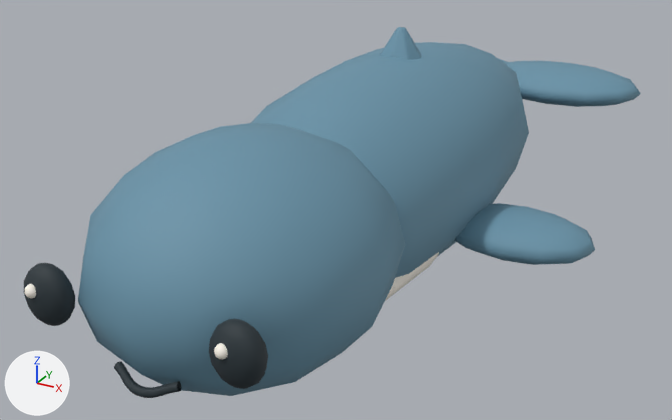
What one commit did to the glTF model public/models/org_bluewhale.glb.
Before and after are seen from a 50 mm camera at (2.13, -4.44, 2.41) aimed at (-0.18, -0.24, 0.31). Arrows for +X, +Y and +Z are at lower left; the lights stay in place. The older version comes first. Where no turn or scale is listed for an object, it has been applied to the vertices.

The older version as bpy lines, for what is in view:
```python
me_cone = bpy.data.meshes.new('Cone')
me_cone.from_pydata(...)  # 364 vertices, 716 faces; spans x -0.66..0.66, y -1.92..1.64, z -0.86..0.42
# faces by material slot: [548, 168]
me_cone.materials.append(mat_coat)  # blue #6993a8
me_cone.materials.append(mat_accent)  # white #fff9ee
me_little_smile = bpy.data.meshes.new('Little smile')
me_little_smile.from_pydata(...)  # 286 vertices, 552 faces; spans x -0.67..0.67, y -1.39..0.23, z -1.14..-0.07
# faces by material slot: [384, 168]
me_little_smile.materials.append(mat_ink)  # dark blue #263238
me_little_smile.materials.append(mat_coat)  # blue #6993a8
me_sphere_003 = bpy.data.meshes.new('Sphere.003')
me_sphere_003.from_pydata(...)  # a UV sphere (12 segments, 8 rings, poles along z) spanning x -0.118..0.118, y -0.077..0.077, z -0.135..0.135, material slot 0; a UV sphere (12 segments, 8 rings, poles along z) spanning x -0.051..0.008, y -0.094..-0.035, z 0.012..0.071, material slot 1
me_sphere_003.materials.append(mat_ink)  # dark blue #263238
me_sphere_003.materials.append(mat_highlight)  # white #fff9ee
ob_body = bpy.data.objects.new('Body', me_cone)
ob_body.location = (0.0, 0.0, 0.858)
ob_eye_l = bpy.data.objects.new('Eye_L', me_sphere_003)
ob_eye_l.location = (0.454, -2.119, 0.605)
ob_head = bpy.data.objects.new('Head', me_little_smile)
ob_head.location = (0.0, -0.807, 1.194)
# also in view: 'Fin_L' at (0.81, -0.07, 0.32); 'Eye_R' at (-0.45, -2.13, 0.61); 'Tail' at (0.0, 1.92, 0.59)
```
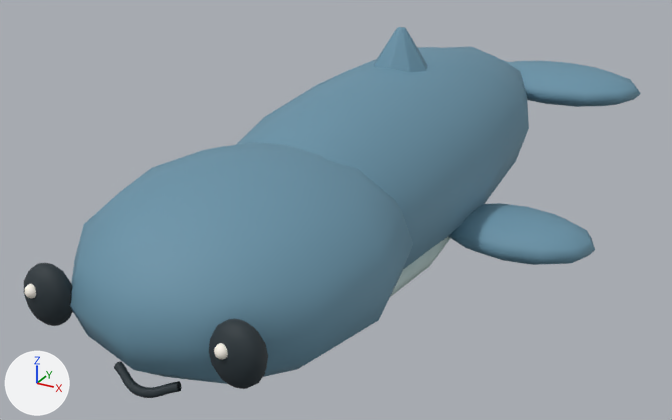
The newer file is also rescaled (x0.995), turned or shifted as a whole; pictures and numbers use the older file's frame.

Location of each change, (x1, y1, x2, y2) in pixels of the pictures (672 x 420 px; the box of a moved part takes in the faces that stretch with it):
'Head', reshaped (7% shorter)
    before: (78, 123, 405, 398)
    after: (70, 143, 413, 398)
'Body', reshaped
    before: (251, 27, 529, 301)
    after: (236, 27, 529, 297)
part 1 of me_cone, moved or reshaped
    before: (251, 42, 529, 278)
    after: (236, 47, 529, 269)
part 2 of me_cone, edited (looks the same)
    both: (380, 27, 525, 221)
part 3 of me_cone, recoloured
    before: (385, 252, 439, 301)
    after: (390, 236, 451, 297)
part 4 of me_little_smile, edited (looks the same)
    both: (114, 361, 182, 398)
part 5 of me_little_smile, edited (looks the same)
    both: (86, 206, 396, 381)

Diff of the bpy script that builds the scene:
```diff
--- a/public/models/org_bluewhale.glb.py
+++ b/public/models/org_bluewhale.glb.py
@@ mat_painted_miniature @@
+mat_painted_miniature = bpy.data.materials.new('Painted miniature')
+mat_painted_miniature.use_nodes = True; mat_painted_miniature.node_tree.nodes.clear()
+_N = mat_painted_miniature.node_tree.nodes; _L = mat_painted_miniature.node_tree.links
+n0 = _N.new('ShaderNodeBsdfPrincipled'); n0.name = 'Principled BSDF'
+n0.inputs[2].default_value = 0.7  # 'Roughness'
+n1 = _N.new('ShaderNodeOutputMaterial'); n1.name = 'Material Output'
+n2 = _N.new('ShaderNodeVertexColor'); n2.name = 'Color Attribute'
+_L.new(n0.outputs[0], n1.inputs[0])  # 'BSDF' to 'Surface'
+_L.new(n2.outputs[0], n0.inputs[0])  # 'Color' to 'Base Color'
@@ me_cone @@
 # used by ob_body; location = (0.0, 0.0, 0.858)
-me_cone.from_pydata(...)  # 364 vertices, 716 faces; spans x -0.66..0.66, y -1.92..1.64, z -0.86..0.42
+me_cone.from_pydata(...)  # 484 vertices, 936 faces; spans x -0.62..0.62, y -1.92..1.8, z -0.8..0.42
+# me_cone part 1: 86 vertices moved from x -0.66..0.66, y -1.64..1.64, z -0.86..0.29 to x -0.62..0.62, y -1.8..1.8, z -0.8..0.23
+# me_cone part 2: 538 faces spanning x -0.62..0.62, y -1.8..1.8, z -0.8..0.42 switch from mat_coat (blue #6993a8) to mat_painted_miniature
+# me_cone part 3: 168 faces spanning x -0.5..0.5, y -1.92..1.11, z -0.79..-0.39 switch from mat_accent (white #fff9ee) to mat_painted_miniature
+# other edits to the shape of me_cone do not show in these pictures
@@ me_little_smile @@
 # used by ob_head; location = (0.0, -0.807, 1.194)
-me_little_smile.from_pydata(...)  # 286 vertices, 552 faces; spans x -0.67..0.67, y -1.39..0.23, z -1.14..-0.07
+me_little_smile.from_pydata(...)  # 286 vertices, 552 faces; spans x -0.71..0.71, y -1.43..0.27, z -1.04..-0.17
+# me_little_smile part 4: 384 faces spanning x -0.16..0.16, y -1.36..-1.27, z -0.9..-0.82 switch from mat_ink (dark blue #263238) to mat_painted_miniature
+# me_little_smile part 5: 168 faces spanning x -0.71..0.71, y -1.43..0.27, z -1.04..-0.17 switch from mat_coat (blue #6993a8) to mat_painted_miniature
+# edits to the shape of me_little_smile do not show in these pictures
```
